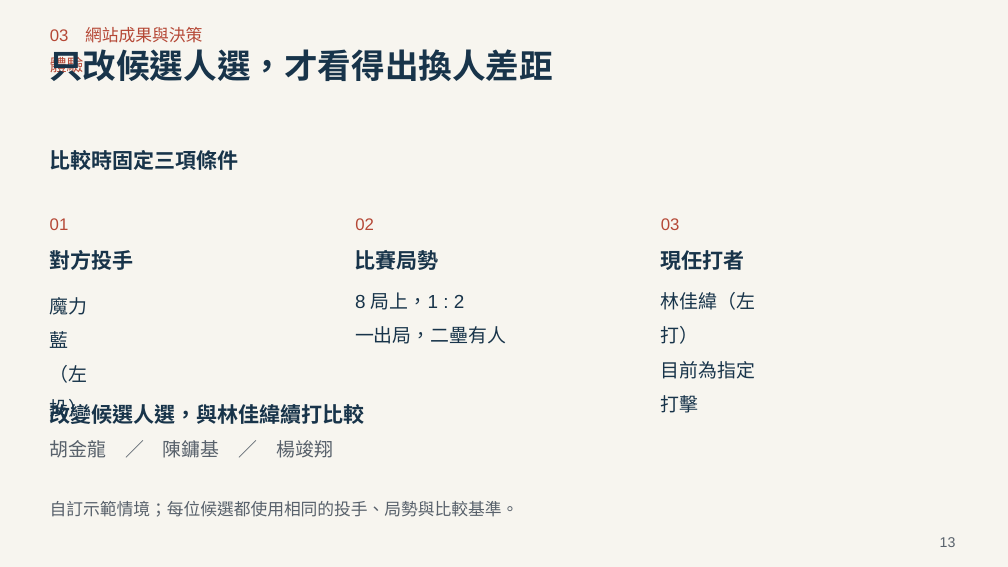
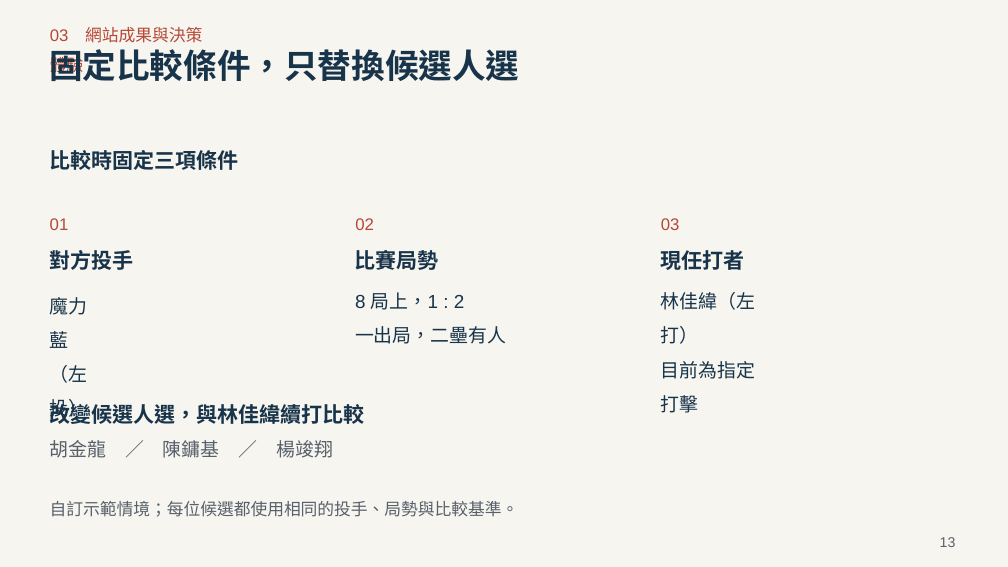
Before and after one commit to Da-Xiong-Chen/baseball_project, a slide deck: slide 13 of presentations/competition-2026/baseball-decision-22-slides.pptx. Drawn at 1008x567 pixels with LibreOffice and Linux fonts; fonts in the diff are those of the drawing. Boxes give left, top, right and bottom in pixels: in the first picture for what was removed or moved away, otherwise in the second. Text is boxed around its words. In the diff, an @@ line names an element or a change of style, - is before the commit and + after.

```diff
--- a/presentations/competition-2026/baseball-decision-22-slides.pptx
+++ b/presentations/competition-2026/baseball-decision-22-slides.pptx
@@ text at (49, 49, 520, 81): text changed @@
-只改候選人選，才看得出換人差距
+固定比較條件，只替換候選人選
```
Also in this commit, not shown: 11 other slides changed, 2 other files.
